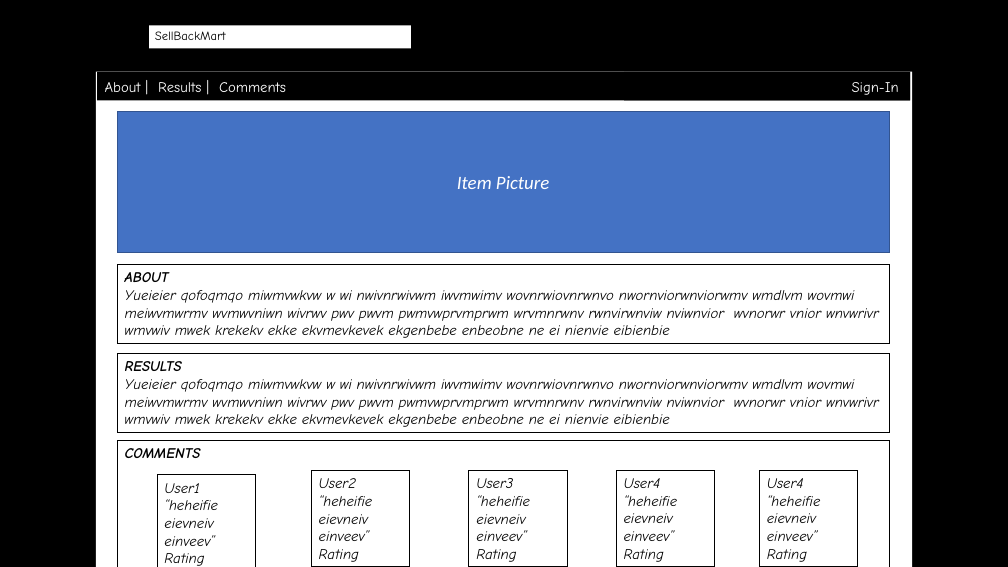
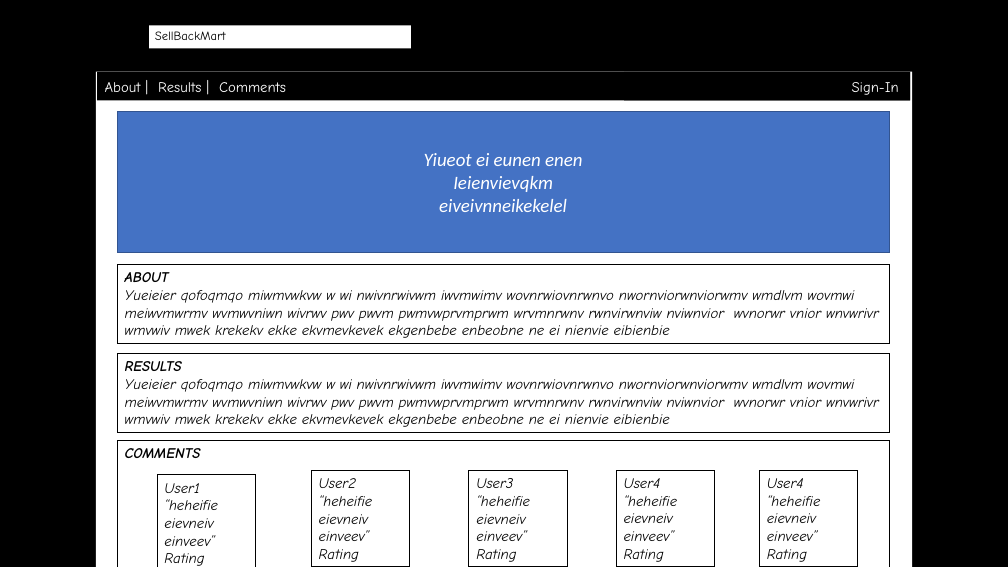
Before and after one commit to byllynho/SellBackMart, a slide deck: slide 3 of docs/wireframes/wireframes.pptx. Drawn at 1008x567 pixels with LibreOffice and Linux fonts; fonts in the diff are those of the drawing; background and template pictures are left out. Boxes give left, top, right and bottom in pixels: in the first picture for what was removed or moved away, otherwise in the second. Text is boxed around its words. In the diff, an @@ line names an element or a change of style, - is before the commit and + after.

```diff
--- a/docs/wireframes/wireframes.pptx
+++ b/docs/wireframes/wireframes.pptx
@@ text in rectangle at [424, 153, 582, 212]: text changed @@
-Item Picture
+Yiueot ei eunen enen
+Ieienvievqkm
+eiveivnneikekelel
```
Also in this commit, not shown: 1 slide added.
